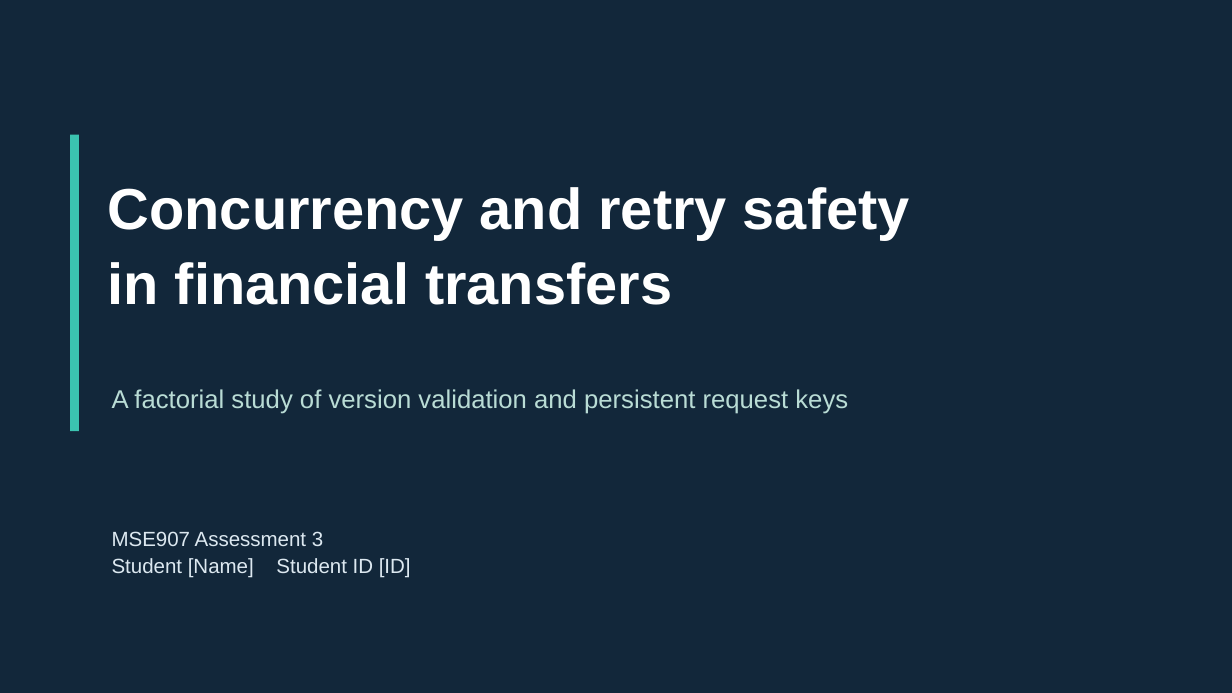
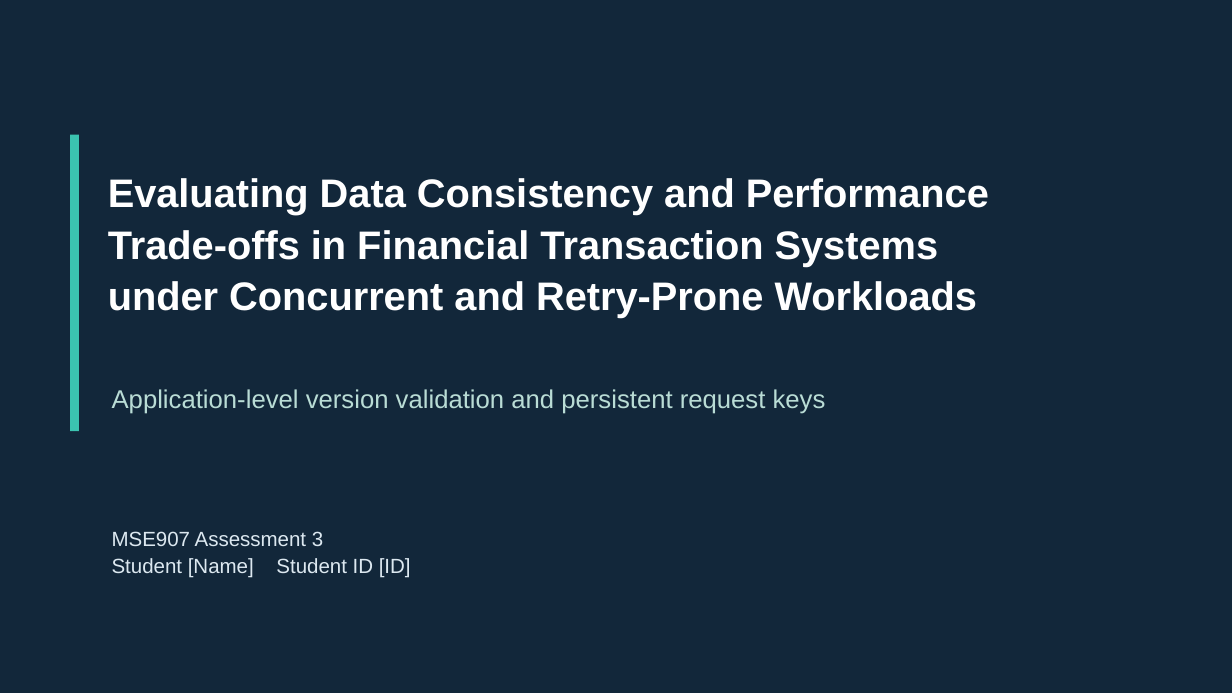
Before and after one commit to miku-wwl/capstone, a slide deck: slide 1 of docs/week04/Day06/Assessment3_Final_Presentation_EN.pptx. Drawn at 1232x693 pixels with LibreOffice and Linux fonts; fonts in the diff are those of the drawing. Boxes give left, top, right and bottom in pixels: in the first picture for what was removed or moved away, otherwise in the second. Text is boxed around its words. In the diff, an @@ line names an element or a change of style, - is before the commit and + after.

```diff
--- a/docs/week04/Day06/Assessment3_Final_Presentation_EN.pptx
+++ b/docs/week04/Day06/Assessment3_Final_Presentation_EN.pptx
@@ text at (108,178,989,318): text changed; size 45 to 31 pt @@
-Concurrency and retry safety
-in financial transfers
+Evaluating Data Consistency and Performance
+Trade-offs in Financial Transaction Systems
+under Concurrent and Retry-Prone Workloads
@@ text at (112,389,826,414): text changed @@
-A factorial study of version validation and persistent request keys
+Application-level version validation and persistent request keys
```
Also in this commit, not shown: 9 other slides changed, 12 other files.
